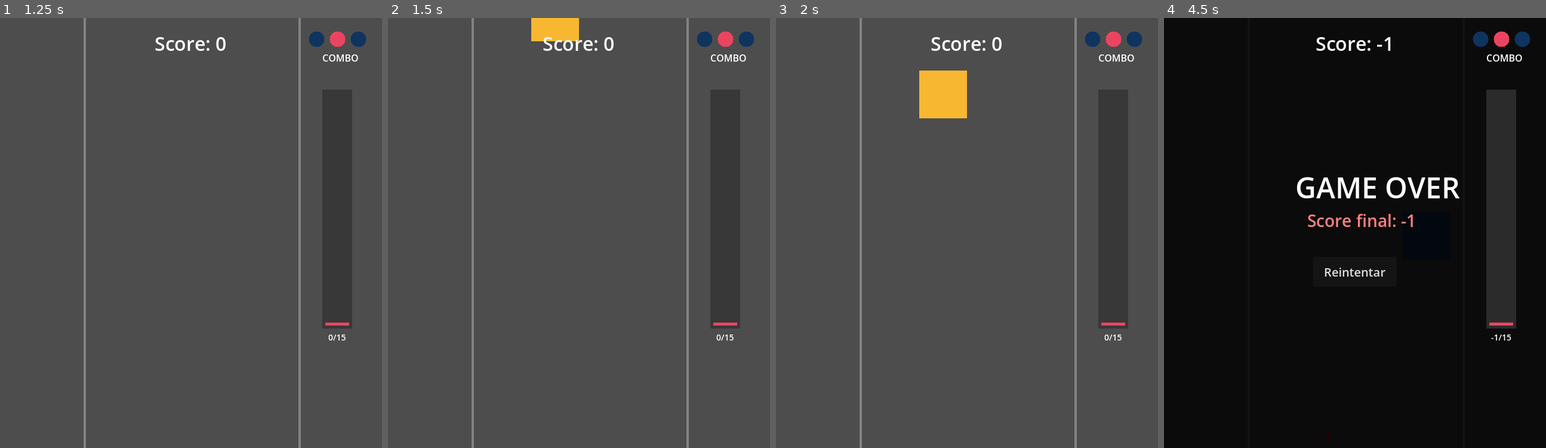
Above: before the commit, frames 1-4 (left to right).
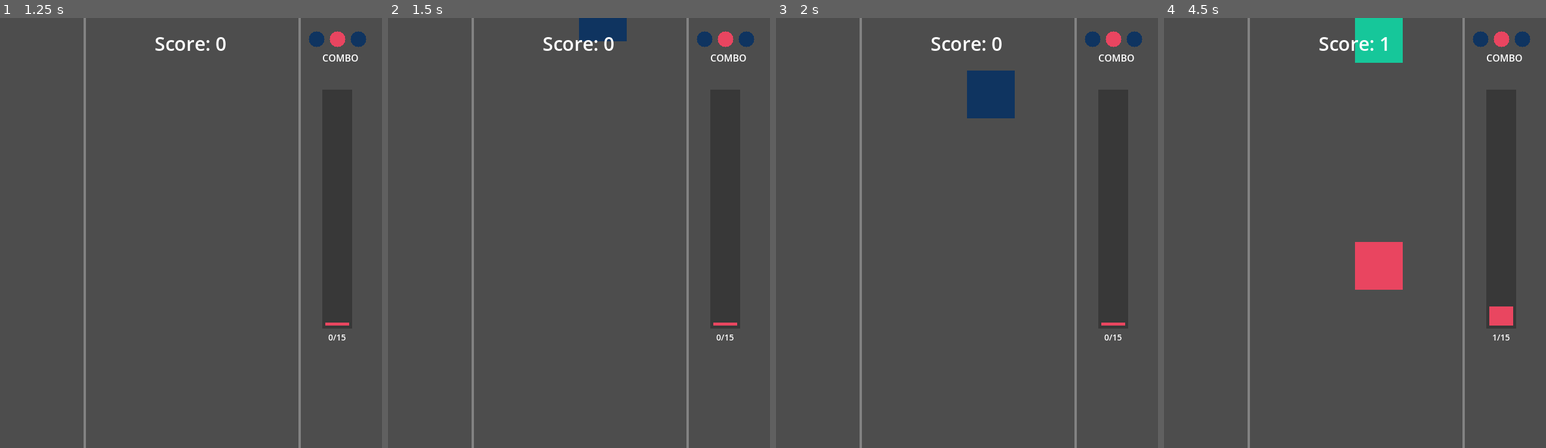
Above: after the commit, the same moments.

Repository: emadAbuzeid95/juego
Game: Godot game, scene res://main.tscn
Two runs of this game, one before a commit and one after it. Both use one fixed random seed, a clock stepped at 60 frames per second and the inputs below.
Inputs (mouse positions are in pixels of both pictures, inside the frame that each line leads up to):
- Up to frame 1 (1.25 s): move the mouse to (275, 211) at 0.52 s; click (275, 211) at 0.67 s
- Up to frame 2 (1.5 s): tap Enter at 1.25 s; move the mouse to (502, 254) at 1.27 s; click (502, 254) at 1.42 s
- Up to frame 3 (2 s): no input
- Up to frame 4 (4.5 s): move the mouse to (1393, 138) at 2.02 s; click (1393, 138) at 2.17 s; move the mouse to (1335, 319) at 2.77 s; click (1335, 319) at 2.92 s; move the mouse to (1469, 297) at 3.52 s; click (1469, 297) at 3.67 s; move the mouse to (1240, 168) at 4.27 s; click (1240, 168) at 4.42 s

Frame 1 is identical in both runs. In frame 2, 1.3% of the frame differs, in the area x 37-63%, y 0-6%; in frame 3, 2.8%; in frame 4, 95%, in the area x 0-100%, y 0-100%.

Commit message:
refactor: extract spawn logic to Spawner class

Diff:
--- a/main.gd
+++ b/main.gd
@@ -16,9 +16,12 @@
 @onready var progress_bar: ColorRect = $UI/ProgressBarFill
 @onready var progress_label: Label = $UI/ProgressLabel
 
+var spawner: Spawner
+
 # === LIFECYCLE ===
 func _ready() -> void:
 	randomize()
+	spawner = Spawner.new(self)
 	score_label.text = "Score: 0"
 	generate_new_combo()
 	draw_lane_markers()
@@ -106,25 +109,16 @@
 	update_progress_bar()
 
 func spawn_pieza() -> void:
-	var rect := ColorRect.new()
-	rect.size = Vector2(Config.PIECE_SIZE, Config.PIECE_SIZE)
-	var col: int = randi() % Config.COLS
-	rect.position = Vector2(get_col_x(col) - Config.PIECE_SIZE / 2, Config.SPAWN_Y)
-	var color := get_random_color()
-	rect.color = color
-	add_child(rect)
-
-	piezas.append(Pieza.new(rect, color))
+	var nueva_pieza: Pieza = spawner.spawn_pieza()
+	piezas.append(nueva_pieza)
 
 # === HELPERS ===
-func get_col_x(col: int) -> float:
-	return Config.COL_START_X + col * Config.COL_WIDTH
 
 # === COMBO ===
 func generate_new_combo() -> void:
 	combo_target.clear()
 	for i in range(Config.COMBO_SIZE):
-		combo_target.append(get_color_by_index(randi() % Config.COLOR_PIECE.size()))
+		combo_target.append(spawner.get_color_by_index(randi() % Config.COLOR_PIECE.size()))
 	burn_and_update_slots()
 
 func burn_and_update_slots() -> void:
@@ -166,9 +160,6 @@
 func get_color_by_index(index: int) -> Color:
 	return Color(Config.COLOR_PIECE[index])
 
-func get_random_color() -> Color:
-	return Color(Config.COLOR_PIECE[randi() % Config.COLOR_PIECE.size()])
-
 # === UI ===
 func show_floating_text(pos: Vector2, amount: int) -> void:
 	var label := Label.new()
--- /dev/null
+++ b/spawner.gd
@@ -0,0 +1,27 @@
+class_name Spawner
+extends Node
+
+var parent_node: Node2D
+
+func _init(parent: Node2D) -> void:
+	parent_node = parent
+
+func spawn_pieza() -> Pieza:
+	var rect := ColorRect.new()
+	rect.size = Vector2(Config.PIECE_SIZE, Config.PIECE_SIZE)
+	var col: int = randi() % Config.COLS
+	rect.position = Vector2(get_col_x(col) - Config.PIECE_SIZE / 2, Config.SPAWN_Y)
+	var color := get_random_color()
+	rect.color = color
+	parent_node.add_child(rect)
+
+	return Pieza.new(rect, color)
+
+func get_col_x(col: int) -> float:
+	return Config.COL_START_X + col * Config.COL_WIDTH
+
+func get_random_color() -> Color:
+	return Color(Config.COLOR_PIECE[randi() % Config.COLOR_PIECE.size()])
+
+func get_color_by_index(index: int) -> Color:
+	return Color(Config.COLOR_PIECE[index])
Not shown, added: spawner.gd.uid
